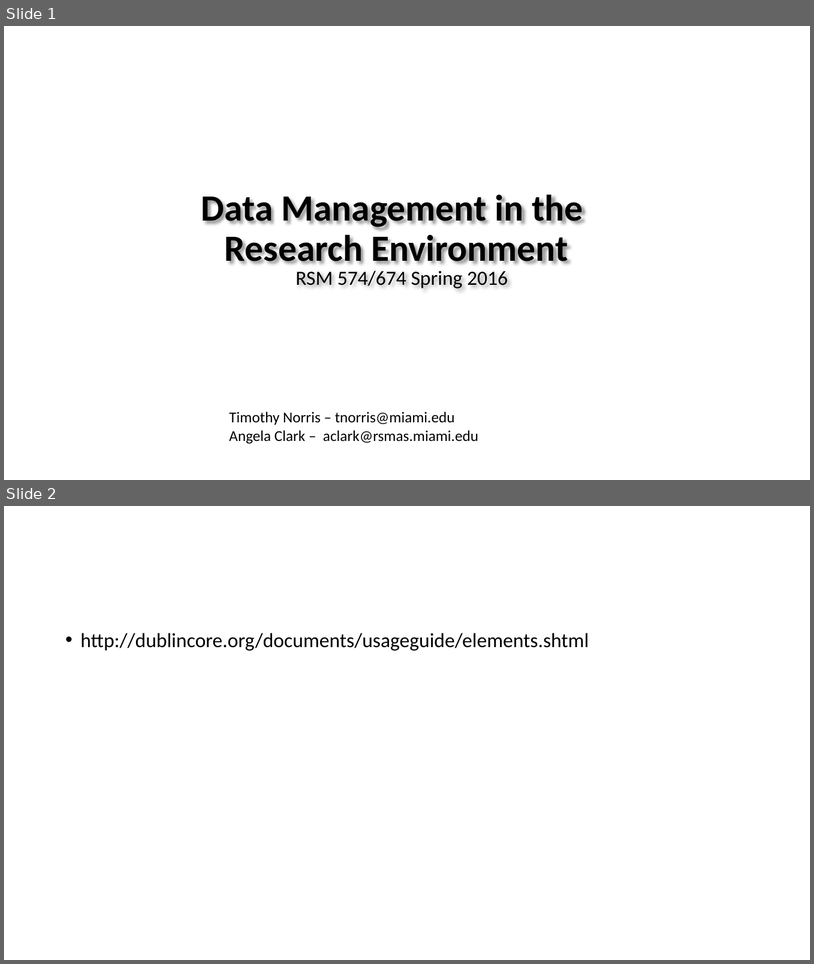
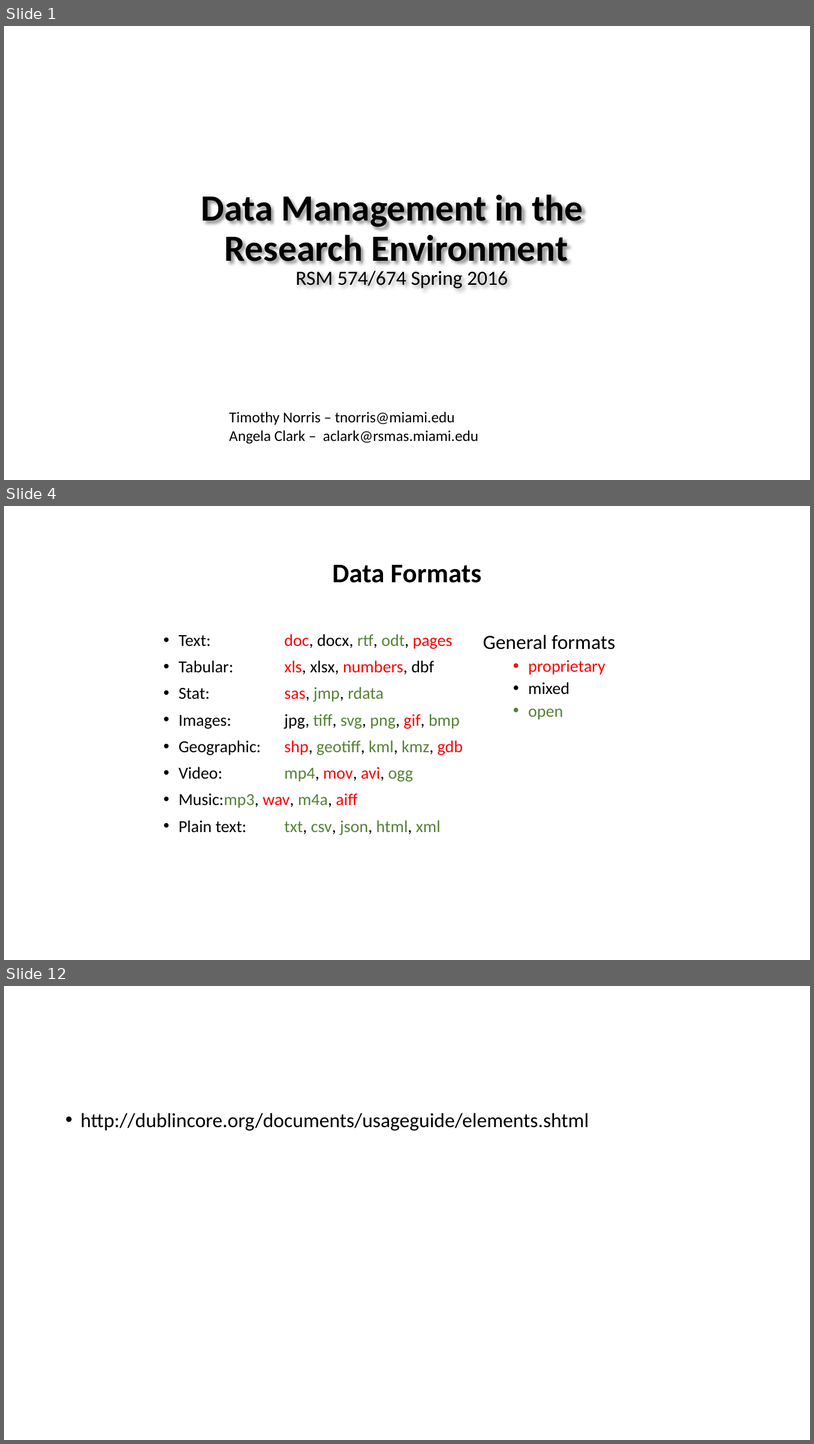
Before and after one commit to tibbben/teaching.data.literacy, a slide deck: UM_DataManagementClass/Lessons/03/03_secondMeeting.pptx. Shown one above the other, each under a label of ours: slides 1 and 2 before the commit, slides 1, 4 and 12 after it; the slides between them are not shown. The pictures are 814x964 and 814x1444 pixels, drawn with LibreOffice and Linux fonts; fonts in the diff are those of the drawing; background and template pictures are left out. Boxes give left, top, right and bottom in pixels: in the first picture for what was removed or moved away, otherwise in the second. Text is boxed around its words. In the diff, an @@ line names an element or a change of style, - is before the commit and + after.

```diff
--- a/UM_DataManagementClass/Lessons/03/03_secondMeeting.pptx
+++ b/UM_DataManagementClass/Lessons/03/03_secondMeeting.pptx
@@ slide 4 added at [4,506,810,960], background #FFFFFF @@
@@ title added at [332,565,482,583], 32 pt, text #000000, bold @@
+Data Formats
@@ text added at [179,634,463,835], 20 pt, text #000000 @@
+• Text: doc, docx, rtf, odt, pages
+• Tabular: xls, xlsx, numbers, dbf
+• Stat: sas, jmp, rdata
+• Images: jpg, tiff, svg, png, gif, bmp
+• Geographic: shp, geotiff, kml, kmz, gdb
+• Video: mp4, mov, avi, ogg
+• Music: mp3, wav, m4a, aiff
+• Plain text: txt, csv, json, html, xml
@@ text added at [483,634,615,720], 20 pt, text #000000 @@
+General formats
+  • proprietary
+  • mixed
+  • open
@@ what was slide 2 is now slide 12 @@
```
Also in this commit, not shown: 9 other slides added, 2 other files.
